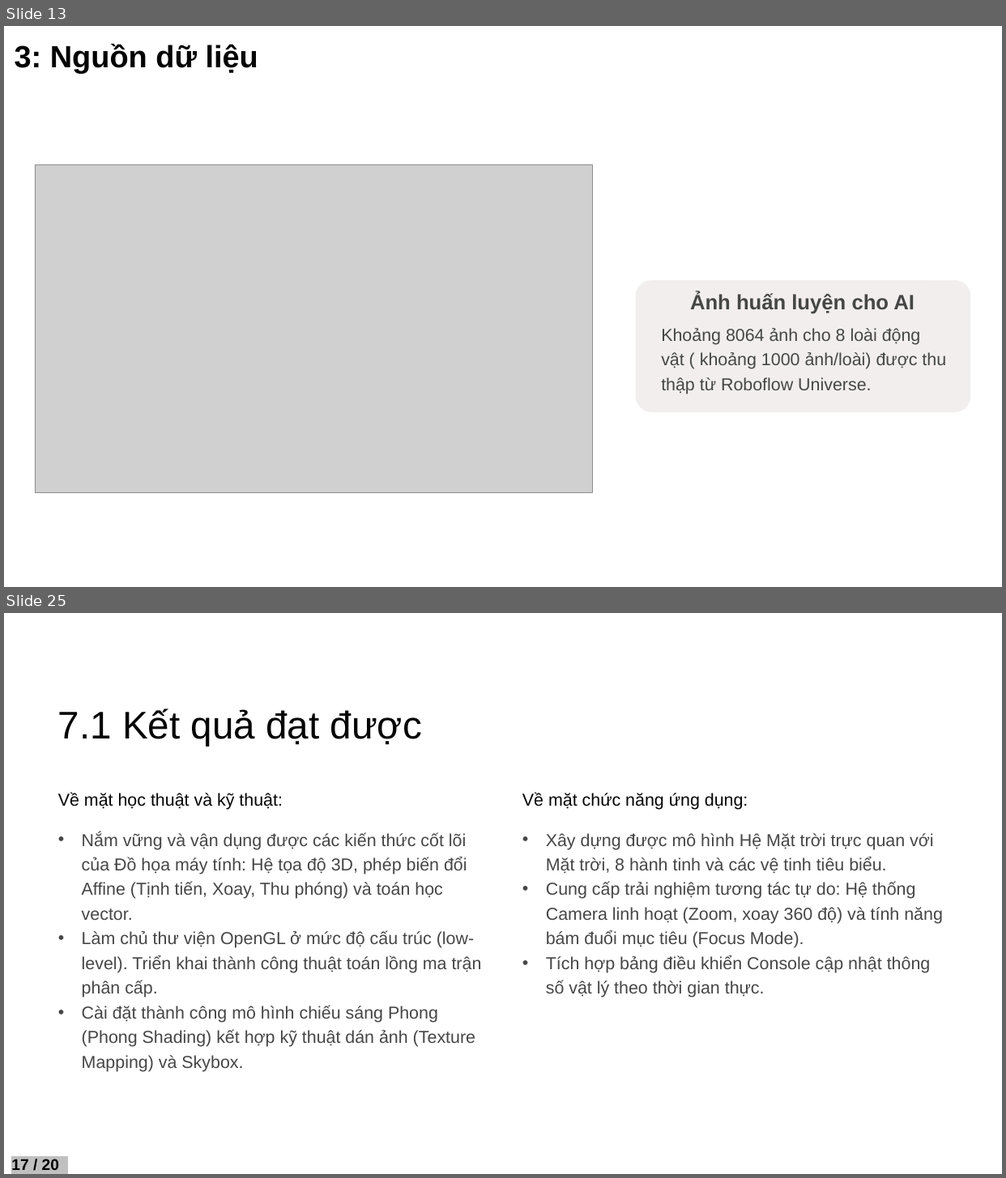
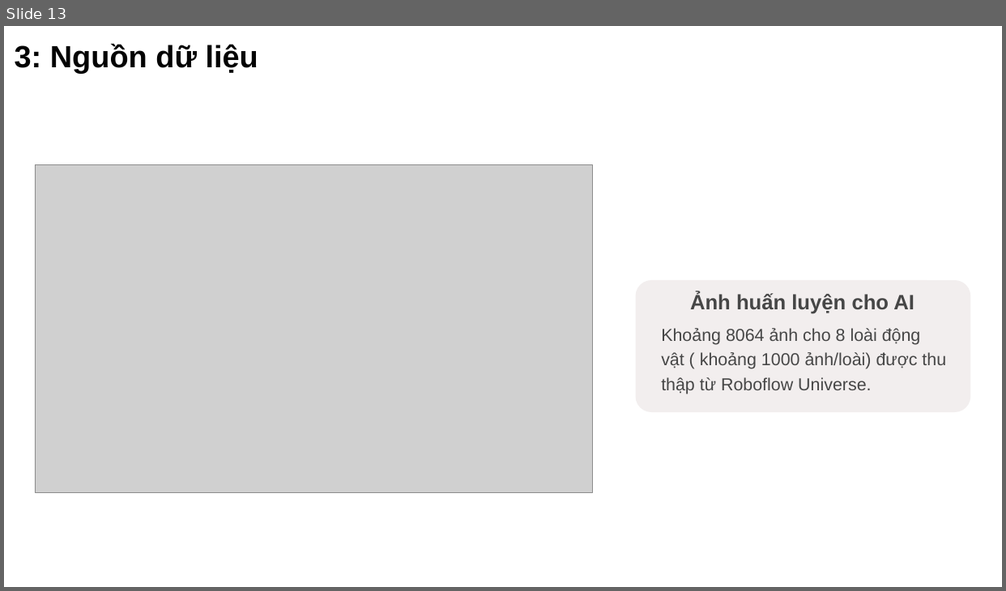
Before and after one commit to NguyenTAnh2005/IntelligentSystem_Vu_Hai_Anh, a slide deck: final_project/reports/Bao_Cao/baocao.pptx. Shown one above the other, each under a label of ours: slides 13 and 25 before the commit, slide 13 after it; the slides between them are not shown. The pictures are 1006x1178 and 1006x591 pixels, drawn with LibreOffice and Linux fonts; fonts in the diff are those of the drawing; grey boxes stand for pictures; background and template pictures are left out. Boxes give left, top, right and bottom in pixels: in the first picture for what was removed or moved away, otherwise in the second. Text is boxed around its words. In the diff, an @@ line names an element or a change of style, - is before the commit and + after.

```diff
--- a/final_project/reports/Bao_Cao/baocao.pptx
+++ b/final_project/reports/Bao_Cao/baocao.pptx
@@ slide 25 removed at (4,613,1002,1174), background #000000; not listed: 1 template element that a slide beside it also shows @@
@@ text removed at (58,709,422,746) @@
-7.1 Kết quả đạt được
@@ text removed at (58,792,283,810) @@
-Về mặt học thuật và kỹ thuật:
@@ text removed at (522,792,748,810) @@
-Về mặt chức năng ứng dụng:
@@ text removed at (82,833,482,1072) @@
-• Nắm vững và vận dụng được các kiến thức cốt lõi của Đồ họa máy tính: Hệ tọa độ 3D, phép biến đổi Affine (Tịnh tiến, Xoay, Thu phóng) và toán học vector.
-• Làm chủ thư viện OpenGL ở mức độ cấu trúc (low-level). Triển khai thành công thuật toán lồng ma trận phân cấp.
-• Cài đặt thành công mô hình chiếu sáng Phong (Phong Shading) kết hợp kỹ thuật dán ảnh (Texture Mapping) và Skybox.
@@ text removed at (546,833,943,998) @@
-• Xây dựng được mô hình Hệ Mặt trời trực quan với Mặt trời, 8 hành tinh và các vệ tinh tiêu biểu.
-• Cung cấp trải nghiệm tương tác tự do: Hệ thống Camera linh hoạt (Zoom, xoay 360 độ) và tính năng bám đuổi mục tiêu (Focus Mode).
-• Tích hợp bảng điều khiển Console cập nhật thông số vật lý theo thời gian thực.
@@ text removed at (11,1159,59,1170) @@
-17 / 20
```
Also in this commit, not shown: 7 slides changed, 27 slides added, 13 other slides removed, 2 other files.
